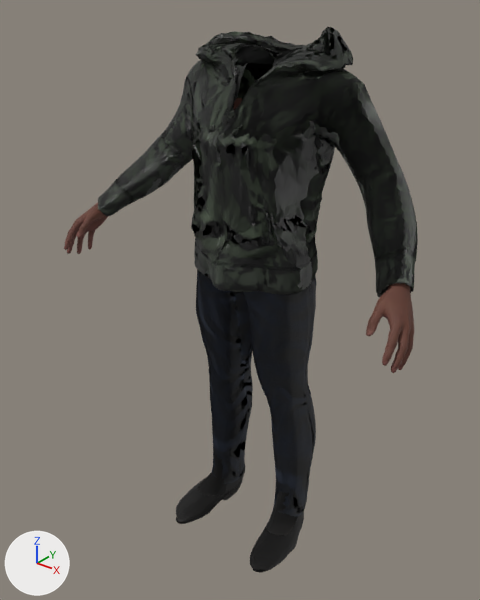
The glTF model assets/people/mh/kojo.dress-warm.gltf, before and after one commit.
One viewpoint serves both versions: a camera (50 mm lens) standing at (1.063, -1.023, 1.273) and looking at (-0.038, 0.352, 0.42). Every picture has the same lights, and +X, +Y and +Z are marked at lower left. The older version comes first.

Objects in the first picture: 'body', 'clothes:elvs_hooded_sweat_jacket1', 'clothes:punkduck_male_classic_jeans', 'clothes:toigo_ankle_boots_male'.
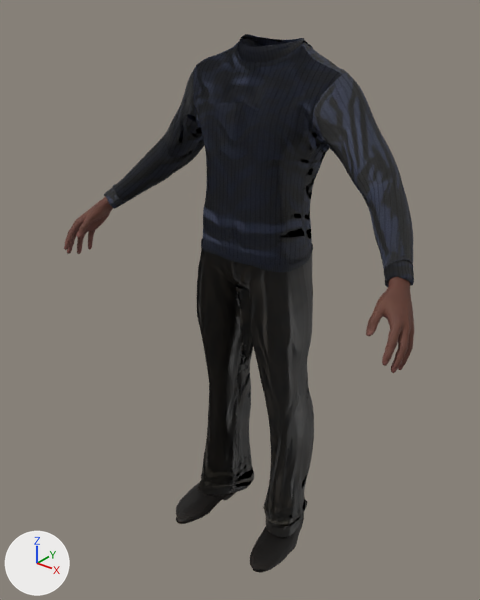
The newer file is also turned or shifted as a whole; pictures and numbers use the older file's frame.

The change, as a list of edits to the scene's bpy script:
```text
Add img_456738f96fcbe1eec402_webp:
    img_456738f96fcbe1eec402_webp = load_image('456738f96fcbe1eec402.webp', 'textures/456738f96fcbe1eec402.webp', 768, 768, 'sRGB')
Add img_weave_wool_toigo_fisherman_sweater_in:
    img_weave_wool_toigo_fisherman_sweater_in = load_image('weave:wool:toigo_fisherman_sweater:in', 'textures/f60300e1964ebb1574be.webp', 512, 512, 'Non-Color')
Add img_69245d153022c968e607_webp:
    img_69245d153022c968e607_webp = load_image('69245d153022c968e607.webp', 'textures/69245d153022c968e607.webp', 768, 768, 'sRGB')
Add img_weave_wool_elvs_male_trouser_in:
    img_weave_wool_elvs_male_trouser_in = load_image('weave:wool:elvs_male_trouser:in', 'textures/9ee85360270d23e8c469.webp', 512, 512, 'Non-Color')
Add mat_clothes_toigo_fisherman_sweater:
    mat_clothes_toigo_fisherman_sweater = bpy.data.materials.new('clothes:toigo_fisherman_sweater')
    # uses the picture img_456738f96fcbe1eec402_webp
    # uses the picture img_weave_wool_toigo_fisherman_sweater_in
Add mat_clothes_elvs_male_trouser:
    mat_clothes_elvs_male_trouser = bpy.data.materials.new('clothes:elvs_male_trouser')
    # uses the picture img_69245d153022c968e607_webp
    # uses the picture img_weave_wool_elvs_male_trouser_in
Add me_clothes_toigo_fisherman_sweater:
    me_clothes_toigo_fisherman_sweater.from_pydata(...)  # 8536 vertices, 16854 faces; spans x -0.515..0.515, y -0.122..0.16, z -1.445..-0.878
    me_clothes_toigo_fisherman_sweater.materials.append(mat_clothes_toigo_fisherman_sweater)
Add me_clothes_elvs_male_trouser:
    me_clothes_elvs_male_trouser.from_pydata(...)  # 6572 vertices, 12674 faces; spans x -0.199..0.204, y -0.102..0.136, z -2.38..-1.335
    me_clothes_elvs_male_trouser.materials.append(mat_clothes_elvs_male_trouser)
Remove ob_clothes_elvs_hooded_sweat_jacket1:
    ob_clothes_elvs_hooded_sweat_jacket1 = bpy.data.objects.new('clothes:elvs_hooded_sweat_jacket1', me_clothes_elvs_hooded_sweat_jacket1)
    ob_clothes_elvs_hooded_sweat_jacket1.location = (0.0, 0.0, 0.0)
Remove ob_clothes_punkduck_male_classic_jeans:
    ob_clothes_punkduck_male_classic_jeans = bpy.data.objects.new('clothes:punkduck_male_classic_jeans', me_clothes_punkduck_male_classic_jeans)
    ob_clothes_punkduck_male_classic_jeans.location = (0.0, 0.0, 0.0)
Add ob_clothes_toigo_fisherman_sweater:
    ob_clothes_toigo_fisherman_sweater = bpy.data.objects.new('clothes:toigo_fisherman_sweater', me_clothes_toigo_fisherman_sweater)
    ob_clothes_toigo_fisherman_sweater.location = (0.0, 0.372, 2.019)
Add ob_clothes_elvs_male_trouser:
    ob_clothes_elvs_male_trouser = bpy.data.objects.new('clothes:elvs_male_trouser', me_clothes_elvs_male_trouser)
    ob_clothes_elvs_male_trouser.location = (0.0, 0.372, 2.019)
```

Location of each change, (x1, y1, x2, y2) in pixels of the pictures (480 x 600 px):
'clothes:elvs_hooded_sweat_jacket1', deleted
    before: (98, 27, 418, 297)
'clothes:toigo_fisherman_sweater', added
    after: (104, 34, 414, 287)
'clothes:elvs_male_trouser', added
    after: (197, 249, 314, 537)
'clothes:punkduck_male_classic_jeans', deleted
    before: (196, 269, 317, 517)
